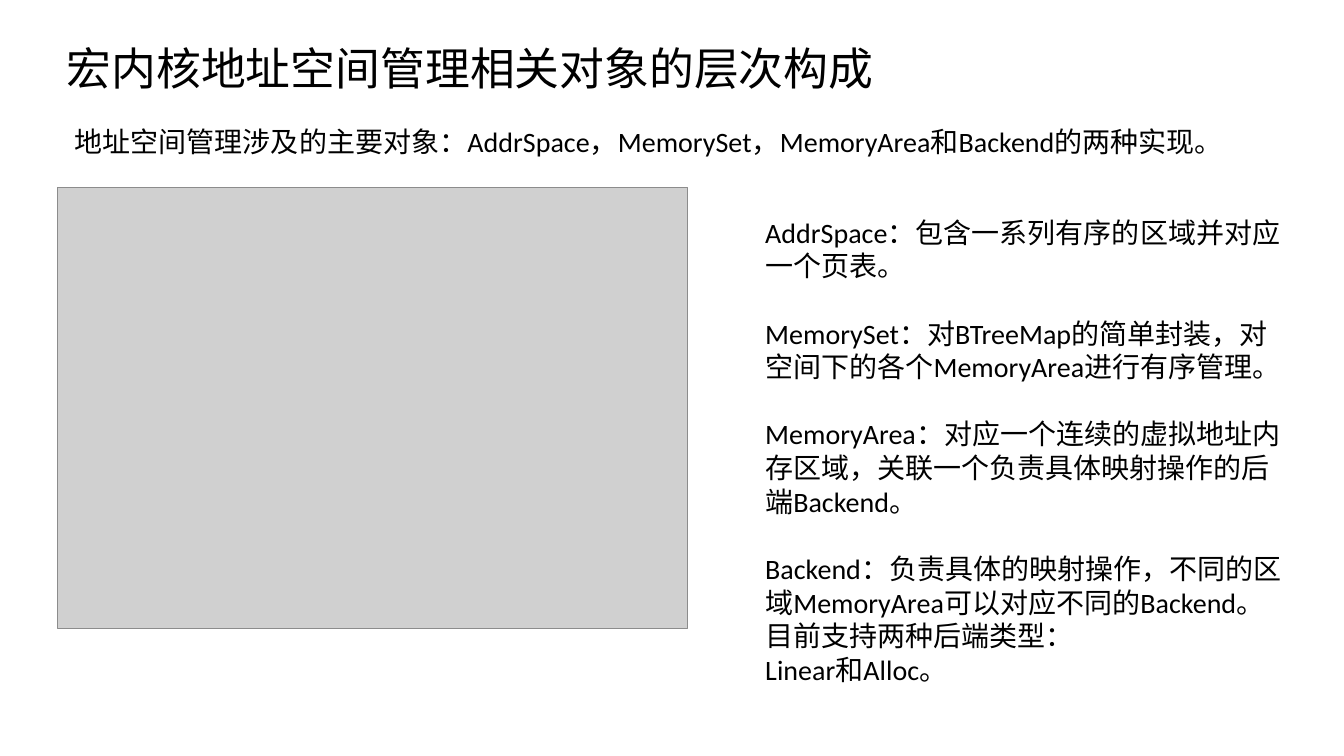
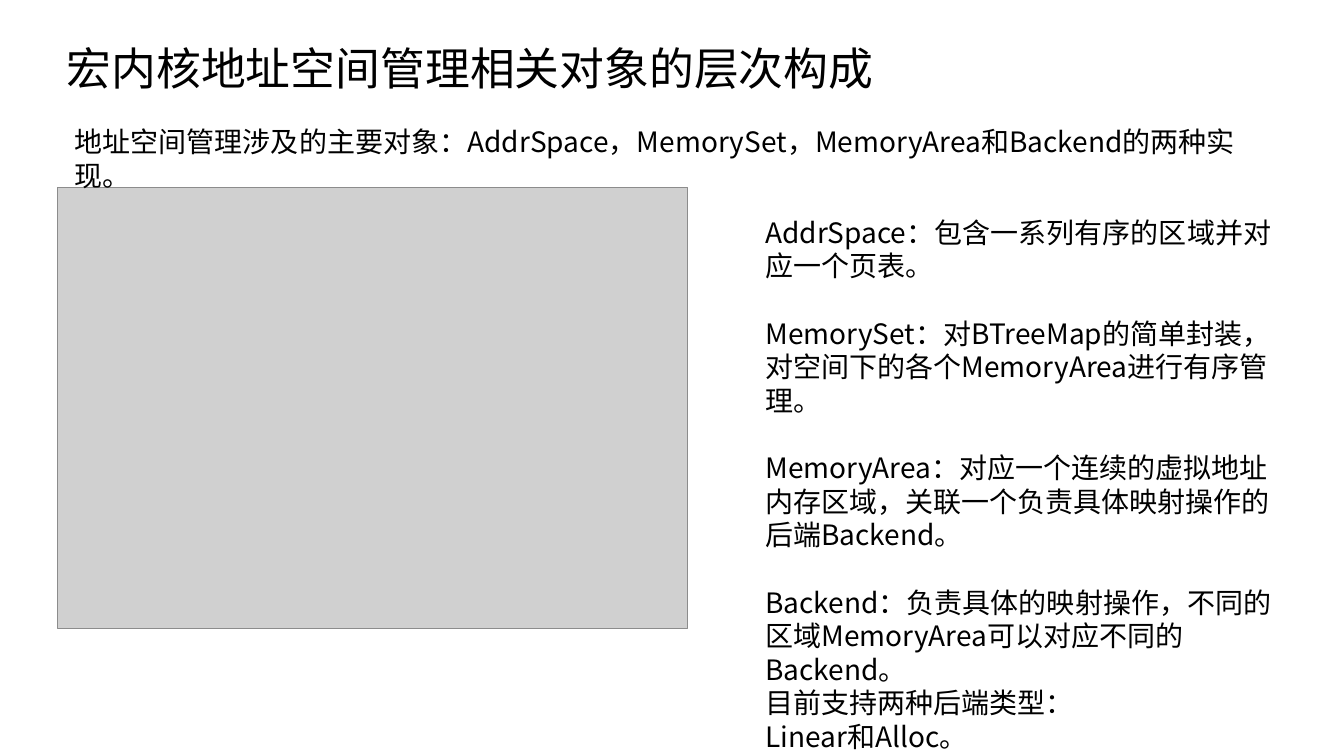
Before and after one commit to LearningOS/2025s-arceos-Vinci-hit, a slide deck: slide 3 of course/stage3-5_6.pptx (slide 4 before the commit). Drawn at 1344x756 pixels with LibreOffice and Linux fonts; fonts in the diff are those of the drawing; grey boxes stand for pictures. Boxes give left, top, right and bottom in pixels: in the first picture for what was removed or moved away, otherwise in the second. Text is boxed around its words. In the diff, an @@ line names an element or a change of style, - is before the commit and + after.

```diff
--- a/course/stage3-5_6.pptx
+++ b/course/stage3-5_6.pptx
@@ text "地址空间管理涉及的主要对象：AddrSpace，MemorySet，MemoryArea和Backend的两种实现。" at bbox=[75, 128, 1235, 194]: font Calibri to Noto Sans CJK SC @@
@@ text "AddrSpace：包含一系列有序的区域并对应一个页表。" at bbox=[765, 219, 1271, 750]: font Calibri to Noto Sans CJK SC @@
```
Also in this commit, not shown: 3 other slides changed, 1 slide removed, 4 other files.
